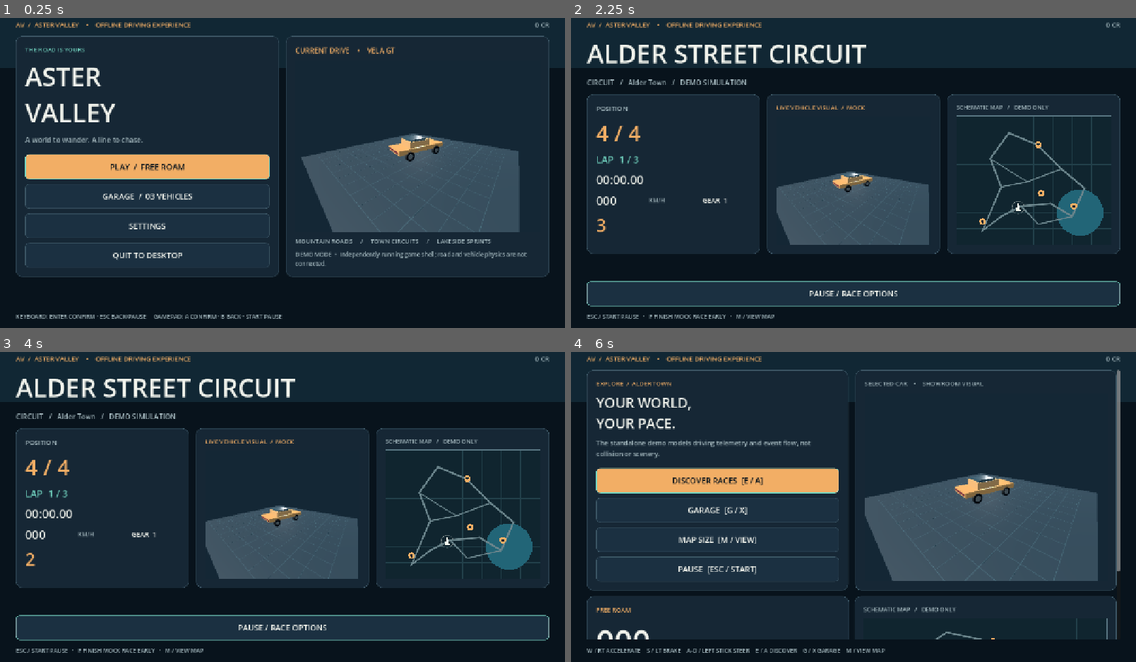
Above: before the commit, frames 1-4 (two rows, left to right).
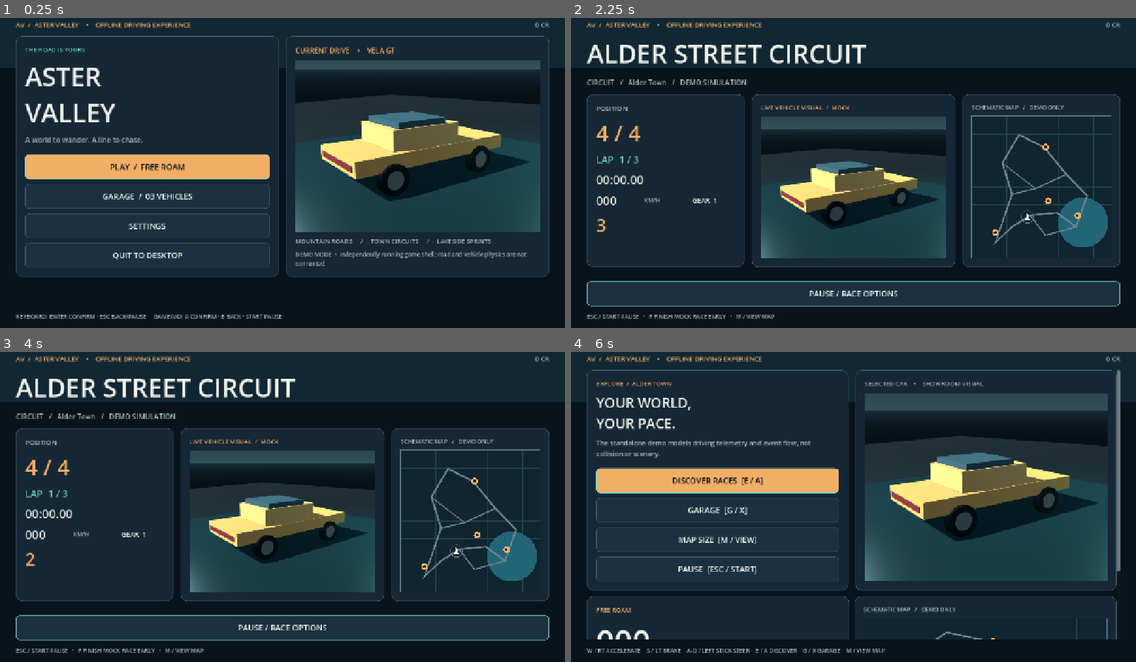
Above: after the commit, the same moments.

Repository: Anshuman-Arun/driving-game
Game: Godot game, scene res://scenes/demo.tscn
Two runs of this game, one before a commit and one after it. Both use one fixed random seed, a clock stepped at 60 frames per second and the inputs below.
Inputs:
- Up to frame 1 (0.25 s): no input
- Up to frame 2 (2.25 s): click "PLAY / FREE ROAM" at 0.5 s; click "DISCOVER RACES [E / A]" at 1.25 s; click "START EVENT" at 2 s
- Up to frame 3 (4 s): click "PAUSE / RACE OPTIONS" at 2.75 s; click "RESUME" at 3.5 s
- Up to frame 4 (6 s): hold D (shell_right) 4.28-5.03 s; hold F (shell_finish_mock) 4.28-5.03 s; hold Backspace (shell_back) 5.03-5.75 s; tap G (shell_garage) at 5.1 s; click "ABANDON RACE & FREE ROAM" at 5.75 s

The runs differ from the first frame. In frame 1, 17% of the frame differs, in the area x 52-96%, y 13-70%; in frame 2, 18%; in frame 3, 18%; in frame 4, 19%, in the area x 52-95%, y 13-74%.

Commit message:
Improve live car showroom rendering

Diff:
--- a/modules/game_shell/scripts/car_preview.gd
+++ b/modules/game_shell/scripts/car_preview.gd
@@ -1,5 +1,5 @@
 extends SubViewportContainer
-## Original primitive 3D showcase model; not a physics mesh or the Art PR GLB.
+## Live showroom viewport. The integrated game replaces the primitive fallback with a curated vehicle GLB.
 const Catalog = preload("car_catalog.gd")
 var viewport: SubViewport
 var turntable: Node3D
@@ -9,53 +9,100 @@
 
 func _ready() -> void:
 	stretch = true
-	custom_minimum_size = Vector2(340, 290)
+	custom_minimum_size = Vector2(420, 320)
 	size_flags_horizontal = Control.SIZE_EXPAND_FILL
 	size_flags_vertical = Control.SIZE_EXPAND_FILL
 	mouse_filter = Control.MOUSE_FILTER_IGNORE
 	viewport = SubViewport.new()
-	viewport.size = Vector2i(640, 400)
+	viewport.size = Vector2i(1280, 720)
 	viewport.own_world_3d = true
-	viewport.render_target_update_mode = SubViewport.UPDATE_ALWAYS
+	viewport.render_target_update_mode = SubViewport.UPDATE_WHEN_VISIBLE
+	viewport.scaling_3d_mode = Viewport.SCALING_3D_MODE_BILINEAR
+	viewport.scaling_3d_scale = 1.0
+	viewport.msaa_3d = Viewport.MSAA_4X
+	viewport.use_debanding = true
 	add_child(viewport)
+
 	var world := Node3D.new()
 	viewport.add_child(world)
 	var environment := WorldEnvironment.new()
 	environment.environment = Environment.new()
-	environment.environment.background_mode = Environment.BG_COLOR
-	environment.environment.background_color = Color("#172936")
+	var sky_material := ProceduralSkyMaterial.new()
+	sky_material.sky_top_color = Color("#0d1a26")
+	sky_material.sky_horizon_color = Color("#34515b")
+	sky_material.ground_bottom_color = Color("#0b1218")
+	sky_material.ground_horizon_color = Color("#1c3039")
+	var sky := Sky.new()
+	sky.sky_material = sky_material
+	environment.environment.background_mode = Environment.BG_SKY
+	environment.environment.sky = sky
 	environment.environment.ambient_light_source = Environment.AMBIENT_SOURCE_COLOR
-	environment.environment.ambient_light_color = Color("#b6ccdc")
-	environment.environment.ambient_light_energy = 0.8
+	environment.environment.ambient_light_color = Color("#92aebb")
+	environment.environment.ambient_light_energy = 0.62
 	world.add_child(environment)
+
 	var camera := Camera3D.new()
-	camera.position = Vector3(6.2, 3.7, 7.2)
+	camera.position = Vector3(5.0, 2.7, 6.2)
+	camera.fov = 43.0
+	camera.keep_aspect = Camera3D.KEEP_WIDTH
 	world.add_child(camera)
-	camera.look_at(Vector3(0, 0.7, 0), Vector3.UP)
+	camera.look_at(Vector3(0.0, 0.72, 0.0), Vector3.UP)
 	camera.current = true
-	var sun := DirectionalLight3D.new()
-	sun.rotation_degrees = Vector3(-45, -32, 0)
-	sun.light_energy = 1.8
-	world.add_child(sun)
+
+	var key := DirectionalLight3D.new()
+	key.rotation_degrees = Vector3(-38.0, -32.0, 0.0)
+	key.light_color = Color("#fff0dc")
+	key.light_energy = 1.75
+	key.shadow_enabled = true
+	world.add_child(key)
+
 	var fill := OmniLight3D.new()
-	fill.position = Vector3(-3, 3.5, -4)
-	fill.light_energy = 1.4
+	fill.position = Vector3(-3.6, 2.8, 2.2)
+	fill.light_color = Color("#9bcbd8")
+	fill.light_energy = 1.15
 	fill.omni_range = 13.0
 	world.add_child(fill)
+
+	var rim := OmniLight3D.new()
+	rim.position = Vector3(3.5, 2.6, -3.8)
+	rim.light_color = Color("#7ed8ce")
+	rim.light_energy = 2.0
+	rim.omni_range = 9.0
+	world.add_child(rim)
+
+	var floor := MeshInstance3D.new()
+	var floor_mesh := PlaneMesh.new()
+	floor_mesh.size = Vector2(40.0, 40.0)
+	floor.mesh = floor_mesh
+	floor.position = Vector3(0.0, -0.145, 0.0)
+	var floor_material := _material(Color("#101c22"), 0.12)
+	floor_material.roughness = 0.62
+	floor.material_override = floor_material
+	world.add_child(floor)
+
+	var plinth := MeshInstance3D.new()
+	var plinth_mesh := CylinderMesh.new()
+	plinth_mesh.top_radius = 5.6
+	plinth_mesh.bottom_radius = 5.6
+	plinth_mesh.height = 0.12
+	plinth_mesh.radial_segments = 96
+	plinth.mesh = plinth_mesh
+	plinth.position = Vector3(0.0, -0.07, 0.0)
+	var plinth_material := _material(Color("#1a3037"), 0.3)
+	plinth_material.roughness = 0.38
+	plinth.material_override = plinth_material
+	world.add_child(plinth)
+
 	turntable = Node3D.new()
 	world.add_child(turntable)
-	_part(world, Vector3(14.0, 0.08, 14.0), Vector3(0, -0.11, 0), Color("#243641"))
-	for i in range(-6, 7):
-		_part(world, Vector3(0.016, 0.004, 12.0), Vector3(float(i), -0.063, 0), Color("#35515b"))
-		_part(world, Vector3(12.0, 0.004, 0.016), Vector3(0, -0.063, float(i)), Color("#35515b"))
 	set_car(current_id)
 
 func _material(tint: Color, metallic: float = 0.0) -> StandardMaterial3D:
-	var m := StandardMaterial3D.new()
-	m.albedo_color = tint
-	m.metallic = metallic
-	m.roughness = 0.38 if metallic > 0.0 else 0.68
-	return m
+	var material := StandardMaterial3D.new()
+	material.albedo_color = tint
+	material.metallic = metallic
+	material.roughness = 0.38 if metallic > 0.0 else 0.68
+	return material
 
 func _part(parent: Node3D, dimensions: Vector3, at: Vector3, tint: Color, metallic: float = 0.0) -> MeshInstance3D:
 	var part := MeshInstance3D.new()
@@ -103,18 +150,22 @@
 	_part(turntable, Vector3(width, 0.36, length), Vector3(0, 0.73, 0), tint, 0.36)
 	_part(turntable, Vector3(width * 0.81, 0.54, 1.95), Vector3(0, 1.13, 0.25), tint.lightened(0.08), 0.35)
 	_part(turntable, Vector3(width * 0.74, 0.23, 1.4), Vector3(0, 1.43, 0.35), Color("#35515e"), 0.22)
-	_part(turntable, Vector3(width * .86, .12, .24), Vector3(0, .73, -length * .48), Color("#d5e5e8"))
-	_part(turntable, Vector3(width * .84, .13, .23), Vector3(0, .72, length * .48), Color("#5b1d27"))
-	for x in [-width * .48, width * .48]:
-		for z in [-length * .30, length * .30]:
+	_part(turntable, Vector3(width * 0.86, 0.12, 0.24), Vector3(0, 0.73, -length * 0.48), Color("#d5e5e8"))
+	_part(turntable, Vector3(width * 0.84, 0.13, 0.23), Vector3(0, 0.72, length * 0.48), Color("#5b1d27"))
+	for x in [-width * 0.48, width * 0.48]:
+		for z in [-length * 0.30, length * 0.30]:
 			_wheel(x, z)
-	for x in [-width * .32, width * .32]:
-		_part(turntable, Vector3(.28,.08,.05), Vector3(x,.85,-length * .505), Color("#fff1cd"))
-	turntable.rotation.y = -.28
+	for x in [-width * 0.32, width * 0.32]:
+		_part(turntable, Vector3(0.28, 0.08, 0.05), Vector3(x, 0.85, -length * 0.505), Color("#fff1cd"))
+	turntable.rotation.y = -0.28
 
 func set_quality(scale: float) -> void:
-	if viewport != null:
-		viewport.scaling_3d_scale = clampf(scale, 0.5, 1.0)
+	if viewport == null:
+		return
+	var requested_scale := clampf(scale, 0.67, 1.25)
+	# Keep the preview at native resolution at every preset; high adds gentle supersampling.
+	viewport.scaling_3d_scale = maxf(1.0, requested_scale)
+	viewport.msaa_3d = Viewport.MSAA_2X if requested_scale < 0.9 else Viewport.MSAA_4X
 
 func _process(delta: float) -> void:
 	if orbit_enabled and turntable != null:
